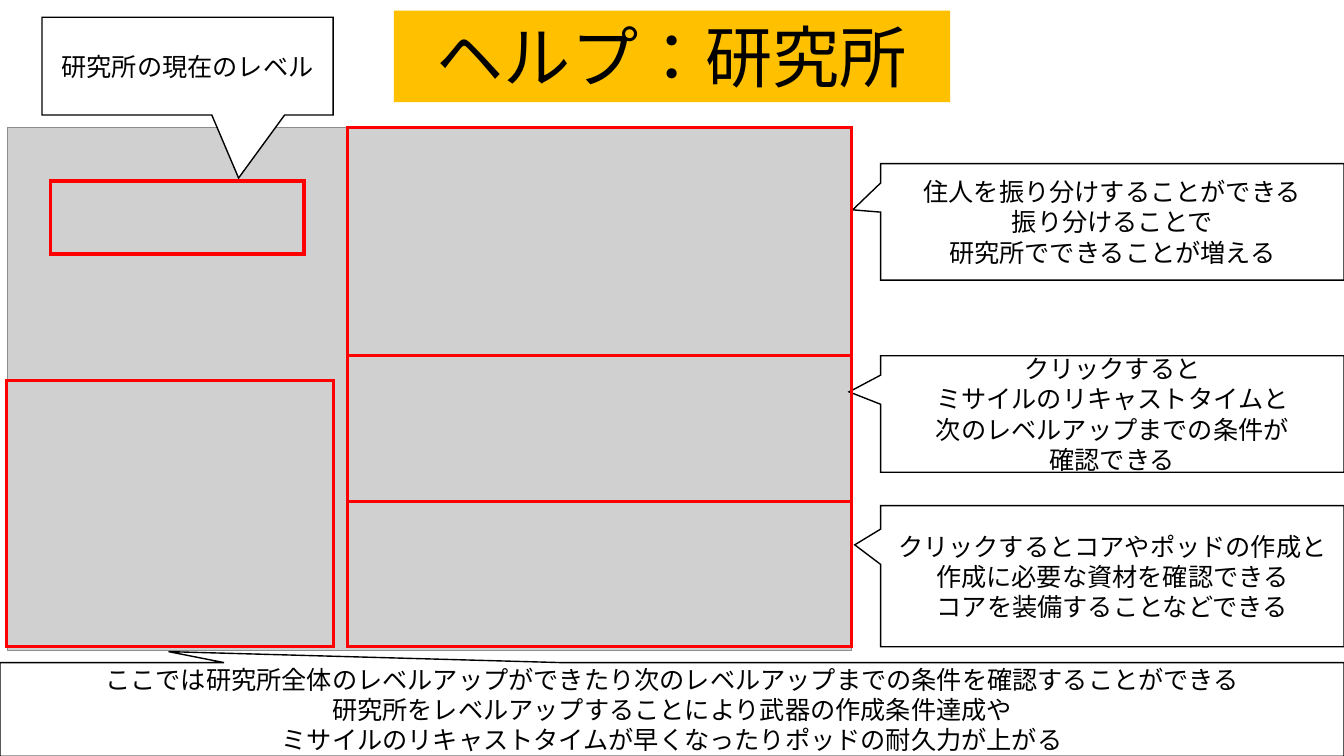
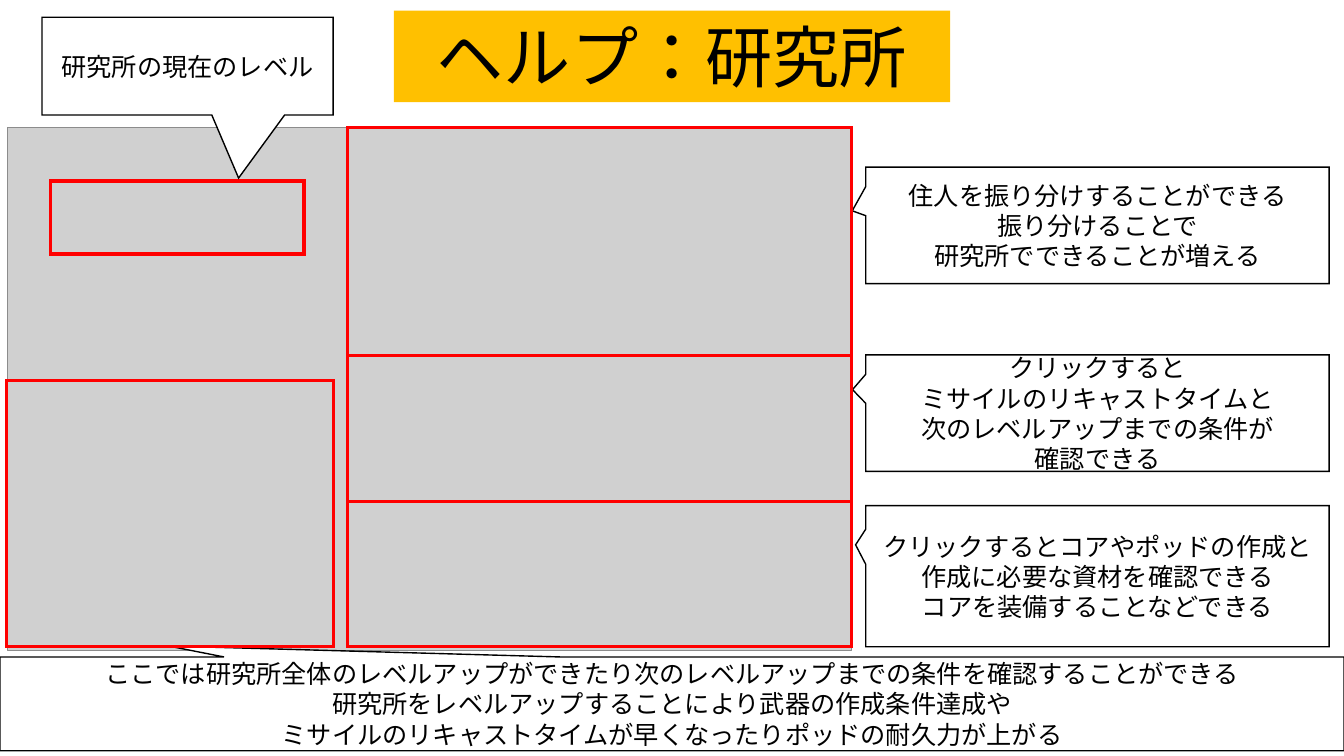
Before and after one commit to team556/team, a slide deck: slide 3 of 説明文.pptx. Drawn at 1344x756 pixels with LibreOffice and Linux fonts; fonts in the diff are those of the drawing; grey boxes stand for pictures. Boxes give left, top, right and bottom in pixels: in the first picture for what was removed or moved away, otherwise in the second. Text is boxed around its words. In the diff, an @@ line names an element or a change of style, - is before the commit and + after.

```diff
--- a/説明文.pptx
+++ b/説明文.pptx
@@ proportions changed in 3 elements at [866, 506, 1330, 647], [866, 355, 1330, 472], [866, 167, 1330, 284] @@
@@ speech box "住人を振り分けすることができる": place and size @@
-speech box "住人を振り分けすることができる" at [881, 163, 1344, 280]
+speech box "住人を振り分けすることができる" at [866, 167, 1330, 284]
@@ speech box "クリックすると": place and size @@
-speech box "クリックすると" at [881, 356, 1344, 473]
+speech box "クリックすると" at [866, 355, 1330, 472]
@@ speech box "クリックするとコアやポッドの作成と": place and size @@
-speech box "クリックするとコアやポッドの作成と" at [881, 506, 1344, 647]
+speech box "クリックするとコアやポッドの作成と" at [866, 506, 1330, 647]
@@ speech box "ここでは研究所全体のレベルアップができたり次のレベルアップまでの条件を確認することができる": place and size @@
-speech box "ここでは研究所全体のレベルアップができたり次のレベルアップまでの条件を確認することができる" at [0, 662, 1344, 756]
+speech box "ここでは研究所全体のレベルアップができたり次のレベルアップまでの条件を確認することができる" at [0, 657, 1344, 751]
```
Also in this commit, not shown: 11 other slides changed, 3 other files.
